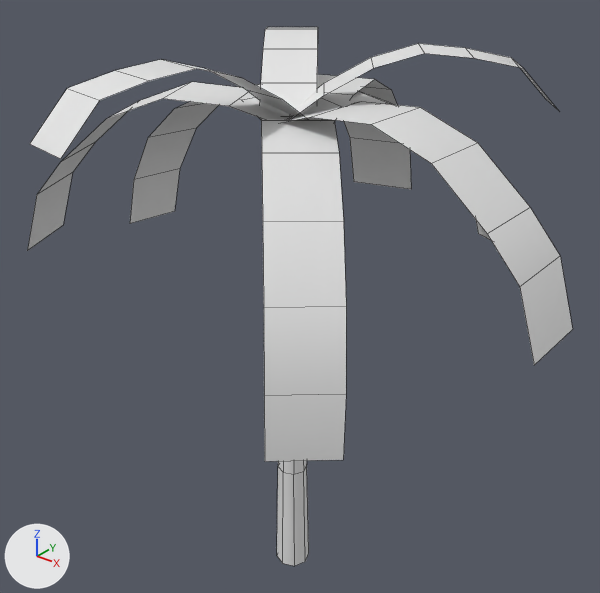
Before and after pictures for a commit that changed the FBX model Assets/_Project/VFX/FBX/obj_palm_01.fbx.
Both versions are drawn from a 50 mm lens placed at (1.448, -1.769, 2.133), pointed at (-0.006, 0.049, 1.006). Lighting does not change. The marker at lower left points along +X, +Y and +Z. The picture after the commit comes second. Mesh edges are drawn as thin lines. Where no turn or scale is listed for an object, it has been applied to the vertices.
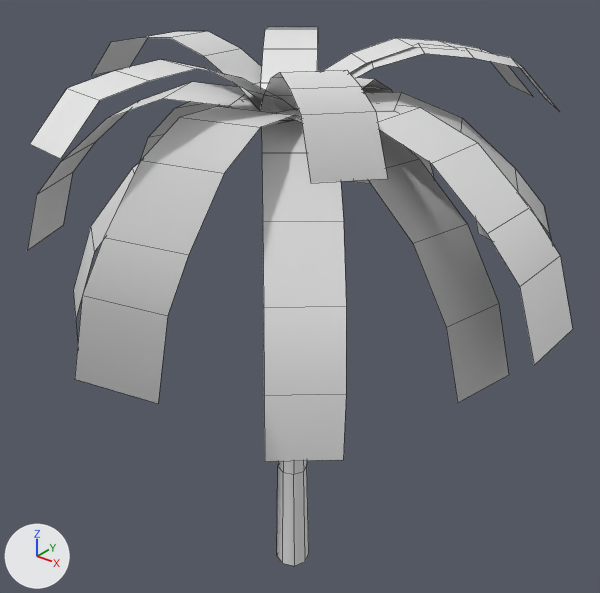
The change in detail:
me_mesh is used by ob_cylinder001; location (0.0, 0.0, 0.0).
me_mesh had 166 vertices, 86 faces and spanned x -0.79..0.83, y -0.72..0.8, z 0.0..1.76.
me_mesh now has 292 vertices, 140 faces and spans x -0.79..0.83, y -0.82..0.8, z 0.0..1.76.
me_mesh part 1: a new loose piece of 14 vertices spanning x -0.14..0.26, y -0.82..0.02, z 1.14..1.63.
me_mesh part 2: a new loose piece of 14 vertices spanning x -0.09..0.74, y -0.12..0.46, z 1.14..1.63.
me_mesh part 3: a new loose piece of 14 vertices spanning x -0.48..0.07, y -0.57..0.06, z 0.89..1.6.
me_mesh part 4: a new loose piece of 14 vertices spanning x -0.15..0.08, y 0.0..0.8, z 1.06..1.62.
me_mesh part 5: a new loose piece of 14 vertices spanning x -0.07..0.75, y -0.25..0.09, z 1.06..1.62.
me_mesh part 6: a new loose piece of 14 vertices spanning x -0.07..0.57, y -0.51..0.08, z 1.58..1.76.
me_mesh part 7: a new loose piece of 14 vertices spanning x -0.1..0.48, y -0.05..0.6, z 1.58..1.76.
me_mesh part 8: a new loose piece of 14 vertices spanning x -0.75..-0.03, y -0.09..0.09, z 1.58..1.76.
Other edits to the shape of me_mesh do not show in these pictures.

What differs and where, as boxes (x1, y1, x2, y2) in the pictures (600 x 593 px):
part 1 of me_mesh, added
    after: (75, 106, 296, 403)
part 2 of me_mesh, added
    after: (285, 92, 552, 242)
part 3 of me_mesh, added
    after: (74, 107, 231, 343)
part 4 of me_mesh, added (mostly hidden)
    after: (363, 90, 434, 178)
part 5 of me_mesh, added
    after: (274, 108, 509, 402)
part 6 of me_mesh, added
    after: (261, 70, 388, 183)
part 7 of me_mesh, added
    after: (293, 38, 533, 109)
part 8 of me_mesh, added
    after: (91, 31, 264, 110)
